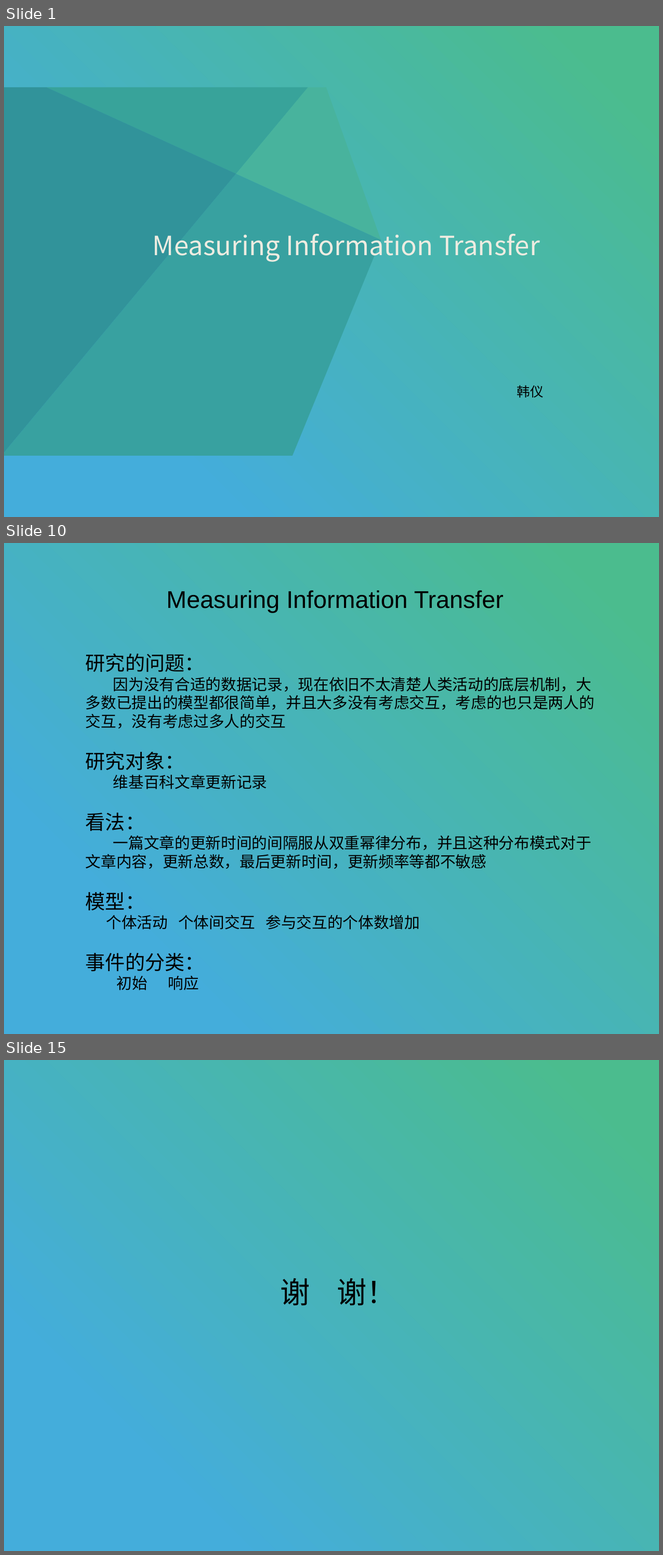
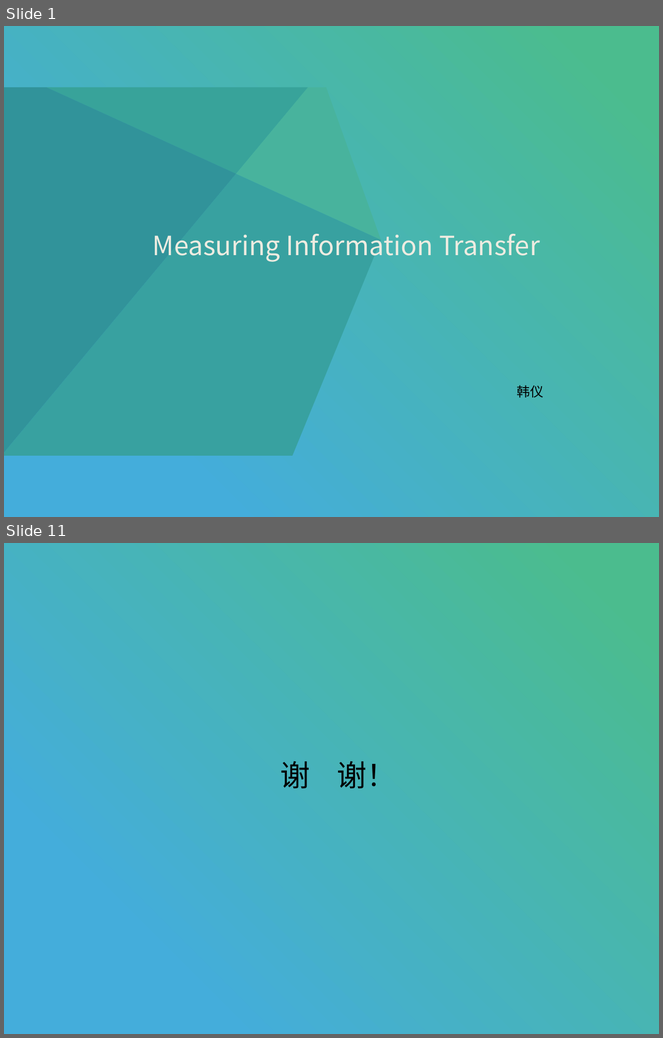
Before and after one commit to stan12138/daily, a slide deck: 转移熵.pptx. Shown one above the other, each under a label of ours: slides 1, 10 and 15 before the commit, slides 1 and 11 after it; the slides between them are not shown. The pictures are 663x1555 and 663x1038 pixels, drawn with LibreOffice and Linux fonts; fonts in the diff are those of the drawing. Boxes give left, top, right and bottom in pixels: in the first picture for what was removed or moved away, otherwise in the second. Text is boxed around its words. In the diff, an @@ line names an element or a change of style, - is before the commit and + after.

```diff
--- a/转移熵.pptx
+++ b/转移熵.pptx
@@ slide 10 removed at (4, 543, 659, 1034), background #FFFFFF; not listed: 1 template element that a slide beside it also shows @@
@@ text removed at (166, 590, 504, 613) @@
-Measuring Information Transfer
@@ text removed at (86, 653, 595, 991) @@
-研究的问题：
-因为没有合适的数据记录，现在依旧不太清楚人类活动的底层机制，大多数已提出的模型都很简单，并且大多没有考虑交互，考虑的也只是两人的交互，没有考虑过多人的交互
-研究对象：
-维基百科文章更新记录
-看法：
-一篇文章的更新时间的间隔服从双重幂律分布，并且这种分布模式对于文章内容，更新总数，最后更新时间，更新频率等都不敏感
-模型：
-个体活动 个体间交互 参与交互的个体数增加
-事件的分类：
-初始 响应
@@ what was slide 15 is now slide 11 @@
```
Also in this commit, not shown: 8 slides changed, 1 slide added, 4 other slides removed, 2 other files.
